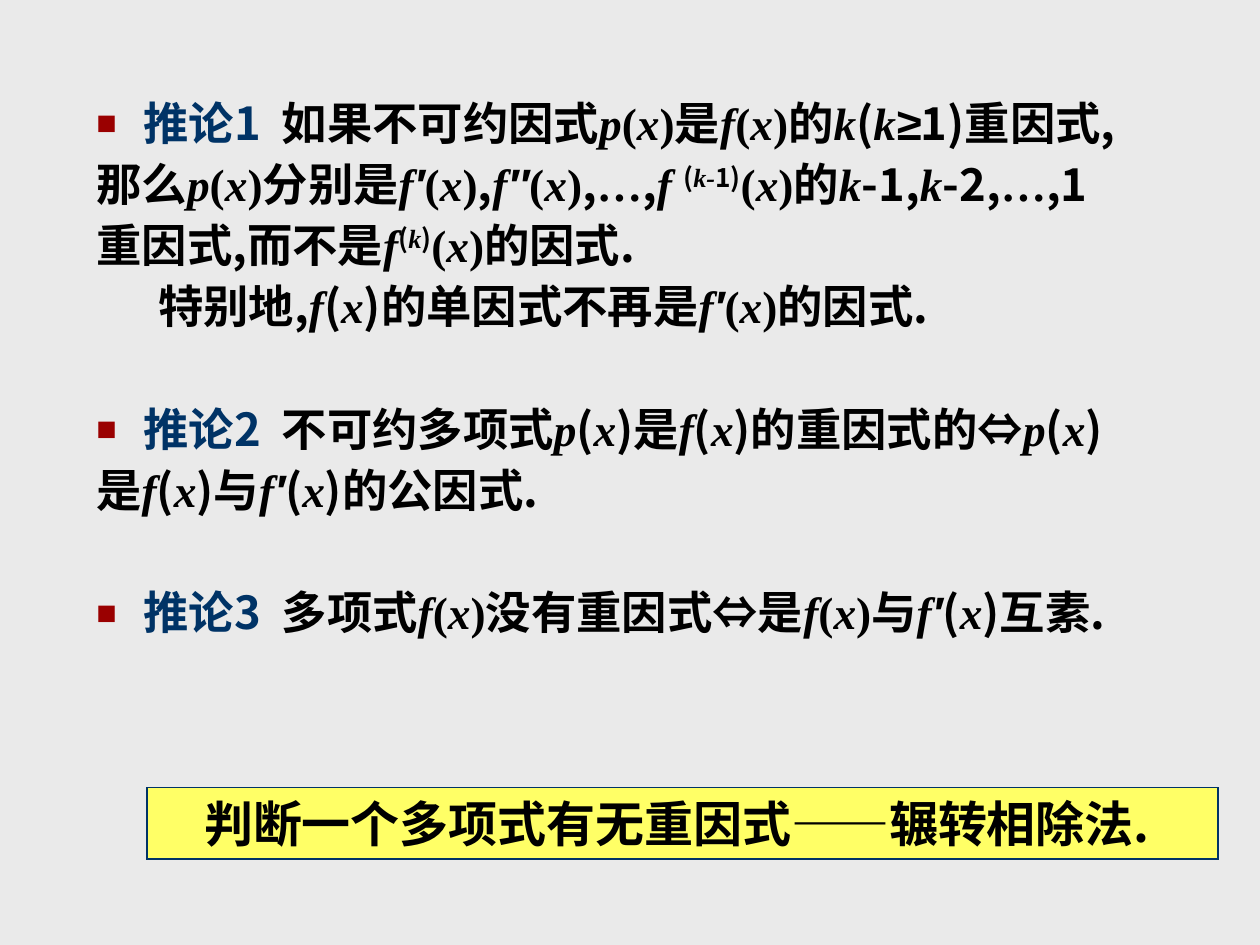
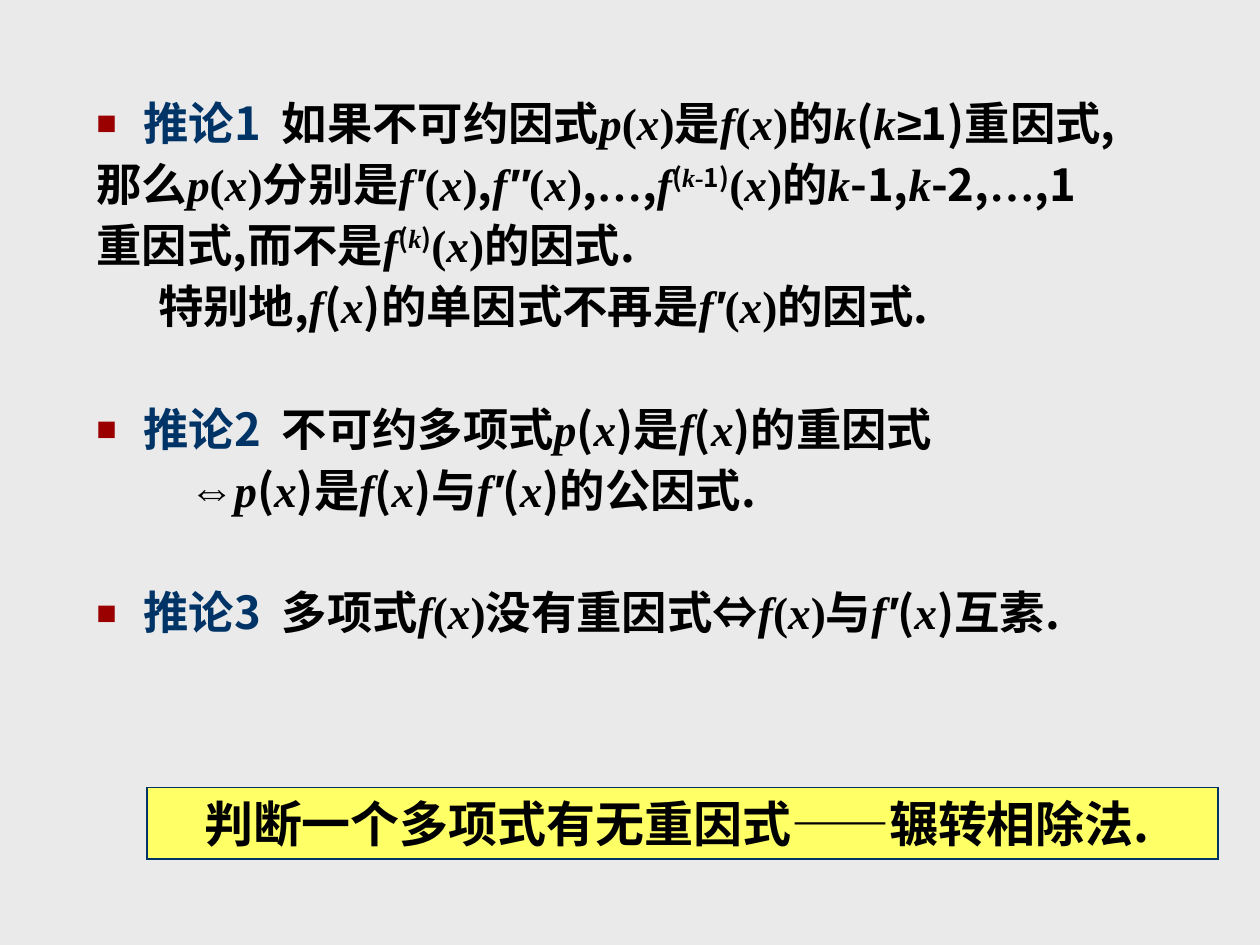
Before and after one commit to zhangbiaomath/zhangbiaomath.github.io, a slide deck: slide 71 of teaching/gaodai/课件/第1章-多项式.ppt (slide 72 before the commit). Drawn at 1260x945 pixels with LibreOffice and Linux fonts; fonts in the diff are those of the drawing. Boxes give left, top, right and bottom in pixels: in the first picture for what was removed or moved away, otherwise in the second. Text is boxed around its words. In the diff, an @@ line names an element or a change of style, - is before the commit and + after.

```diff
--- a/teaching/gaodai/课件/第1章-多项式.ppt
+++ b/teaching/gaodai/课件/第1章-多项式.ppt
@@ text at (x1=96, y1=163, x2=1076, y2=211): spaces changed @@
-那么p(x)分别是f′(x),f′′(x),…,f (k-1)(x)的k-1,k-2,…,1
+那么p(x)分别是f′(x),f′′(x),…,f(k-1)(x)的k-1,k-2,…,1
@@ text at (x1=144, y1=407, x2=1060, y2=639): text changed @@
-■ 推论2 不可约多项式p(x)是f(x)的重因式的⇔p(x)
-是f(x)与f′(x)的公因式.
-■ 推论3 多项式f(x)没有重因式⇔是f(x)与f′(x)互素.
+■ 推论2 不可约多项式p(x)是f(x)的重因式
+⇔p(x)是f(x)与f′(x)的公因式.
+■ 推论3 多项式f(x)没有重因式⇔f(x)与f′(x)互素.
```
Also in this commit, not shown: 44 other slides changed, 5 slides removed, 6 other files.
